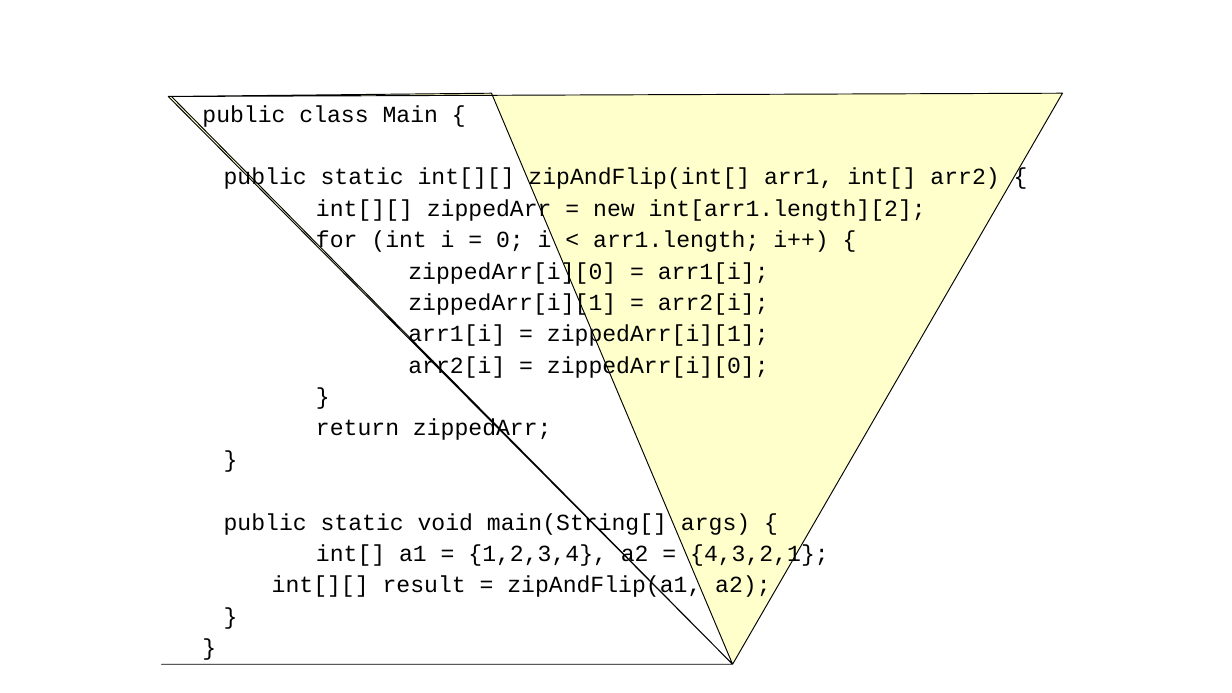
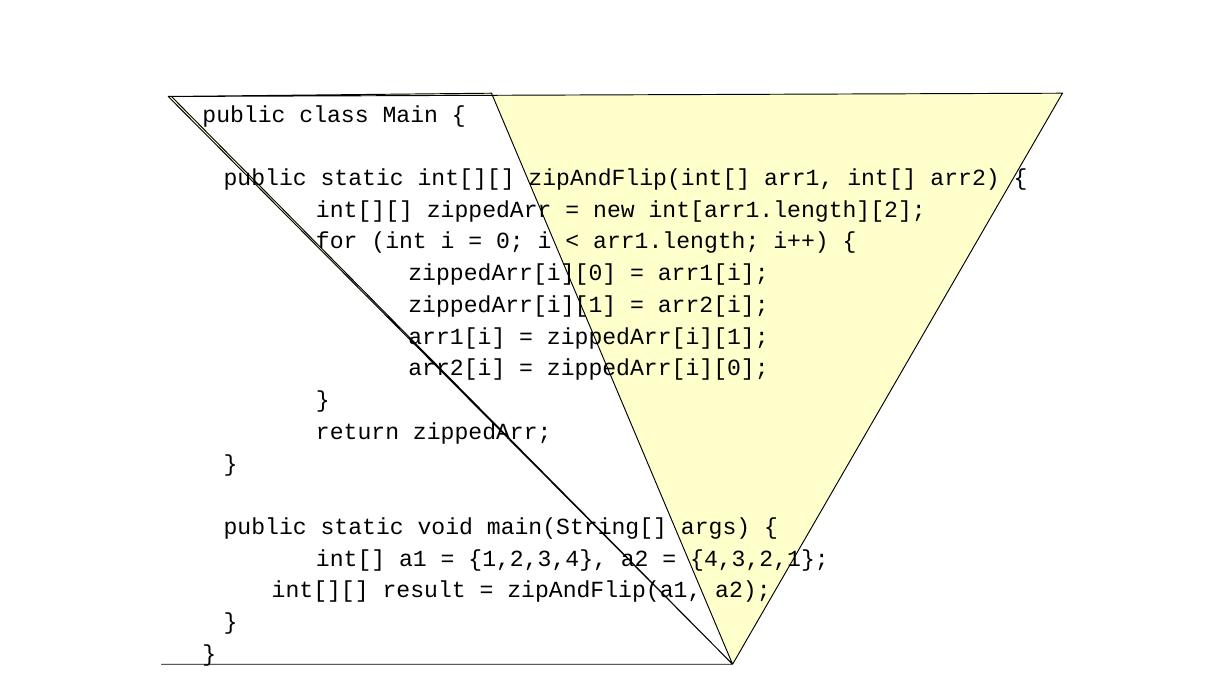
Before and after one commit to gmierzwinski/gmierzwinski.github.io, a slide deck: slide 3 of bishops/cs321/resources/CS321_Lecture_04.ppt. Drawn at 1232x693 pixels with LibreOffice and Linux fonts; fonts in the diff are those of the drawing; background and template pictures are left out. Boxes give left, top, right and bottom in pixels: in the first picture for what was removed or moved away, otherwise in the second. Text is boxed around its words. In the diff, an @@ line names an element or a change of style, - is before the commit and + after.

```diff
--- a/bishops/cs321/resources/CS321_Lecture_04.ppt
+++ b/bishops/cs321/resources/CS321_Lecture_04.ppt
@@ text "public class Main {" rewrapped from [202,105,999,600] to [202,105,999,605] @@
```
Also in this commit, not shown: 9 other slides changed.
